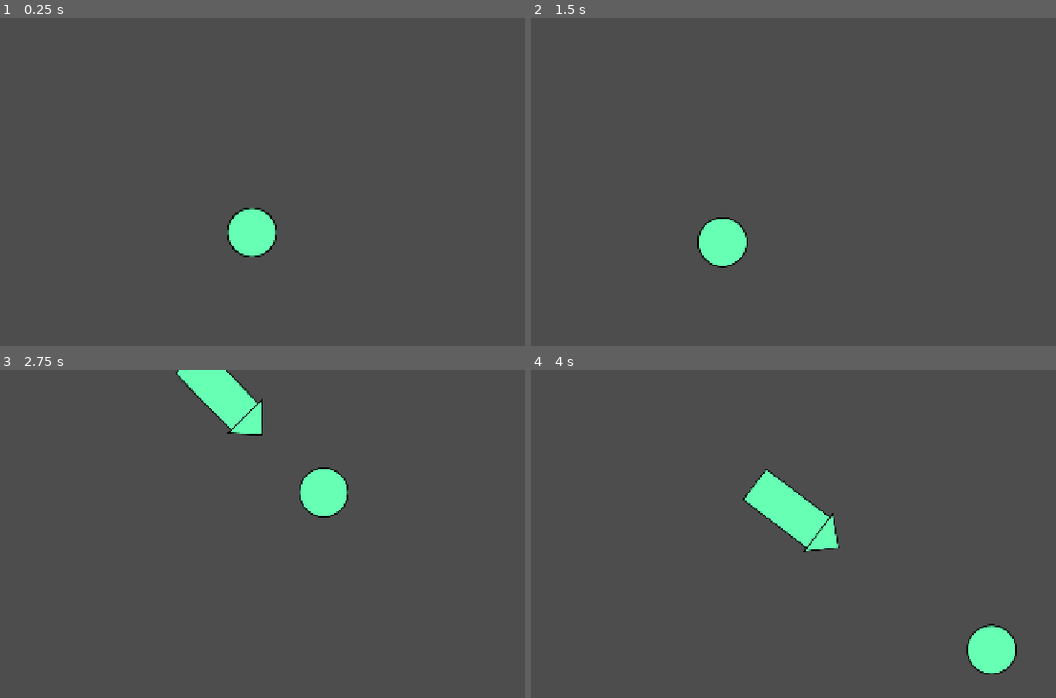
Above: before the commit, frames 1-4 (two rows, left to right).
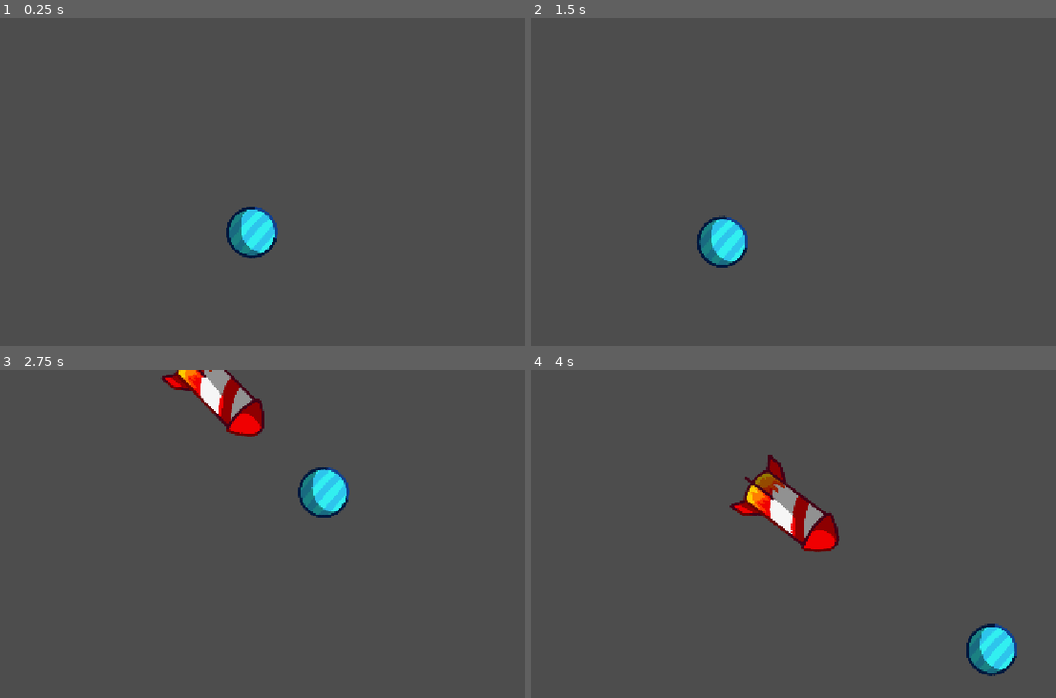
Above: after the commit, the same moments.

Repository: onebobtwobobredbobbluebob/dot-dodge-game
Game: Godot game, scene res://world/world.tscn
Same seed, same stepped clock (60 frames per second), same inputs: the game is played once before the commit and once after it.
Inputs (mouse positions are in pixels of both pictures, inside the frame that each line leads up to):
- Up to frame 1 (0.25 s): no input
- Up to frame 2 (1.5 s): tap Enter at 0.5 s; move the mouse to (951, 211) at 0.52 s; hold Right 0.53-1.28 s; tap Alt at 0.6 s; click (951, 211) at 0.67 s; move the mouse to (630, 254) at 1.27 s; hold Down from 1.28 s (still down); tap Shift at 1.35 s
- Up to frame 3 (2.75 s): move the mouse to (330, 491) at 2.02 s; release Down at 2.03 s; hold Right from 2.03 s (still down); tap Alt at 2.1 s
- Up to frame 4 (4 s): move the mouse to (746, 671) at 2.77 s; release Right at 2.78 s; hold Up 2.78-3.53 s; tap Shift at 2.85 s; click (746, 671) at 2.92 s; move the mouse to (1014, 648) at 3.52 s; hold Left from 3.53 s (still down); tap Alt at 3.6 s

The runs differ from the first frame. In frame 1, 1.2% of the frame differs, in the area x 43-53%, y 57-74%; in frame 2, 1.2%; in frame 3, 3.3%; in frame 4, 3.9%, in the area x 37-93%, y 25-94%.

Commit message:
assets!!

Diff:
--- a/enemies/rocket.tscn
+++ b/enemies/rocket.tscn
@@ -1,7 +1,7 @@
 [gd_scene format=3 uid="uid://bjiycc2ry3noy"]
 
 [ext_resource type="Script" uid="uid://fxq05kkohn0k" path="res://enemies/rocket.gd" id="1_1vlv1"]
-[ext_resource type="Texture2D" uid="uid://bech0kr5hwn01" path="res://assets/costume3.svg" id="1_41qqi"]
+[ext_resource type="Texture2D" uid="uid://cur2dmuk78ssy" path="res://assets/rocket.png" id="2_1vlv1"]
 
 [sub_resource type="CapsuleShape2D" id="CapsuleShape2D_20you"]
 radius = 20.0
@@ -10,11 +10,10 @@
 [node name="Rocket" type="Area2D" unique_id=866823053]
 script = ExtResource("1_1vlv1")
 
-[node name="Sprite2D" type="Sprite2D" parent="." unique_id=1788852838]
-position = Vector2(18.705734, -5.3739825e-07)
+[node name="Sprite2D" type="Sprite2D" parent="." unique_id=647776671]
 rotation = 1.5707964
-scale = Vector2(0.51392907, 0.54745126)
-texture = ExtResource("1_41qqi")
+scale = Vector2(0.5, 0.5)
+texture = ExtResource("2_1vlv1")
 
 [node name="CollisionShape2D" type="CollisionShape2D" parent="." unique_id=1021559217]
 position = Vector2(14, 0)
--- a/player/player.tscn
+++ b/player/player.tscn
@@ -1,20 +1,18 @@
 [gd_scene format=3 uid="uid://dxh0pfwuagmd8"]
 
-[ext_resource type="Texture2D" uid="uid://cs15gi5rpyhj6" path="res://assets/costume2.svg" id="1_oul6g"]
 [ext_resource type="Script" uid="uid://coj1643u2kjr7" path="res://player/player.gd" id="1_rkbax"]
+[ext_resource type="Texture2D" uid="uid://cjj4biydunsnd" path="res://assets/dot.png" id="2_rkbax"]
 
 [sub_resource type="CircleShape2D" id="CircleShape2D_d5n2w"]
 radius = 601.25
 
-[node name="Player" type="Node2D" unique_id=759726213]
-
-[node name="CharacterBody2D" type="CharacterBody2D" parent="." unique_id=572624906]
+[node name="Player" type="CharacterBody2D" unique_id=1011571958]
 script = ExtResource("1_rkbax")
 
-[node name="Sprite2D" type="Sprite2D" parent="CharacterBody2D" unique_id=1730530052]
-scale = Vector2(0.64615375, 0.64615375)
-texture = ExtResource("1_oul6g")
+[node name="Sprite2D" type="Sprite2D" parent="." unique_id=1571529856]
+scale = Vector2(0.5, 0.5)
+texture = ExtResource("2_rkbax")
 
-[node name="CollisionShape2D" type="CollisionShape2D" parent="CharacterBody2D" unique_id=586187029]
+[node name="CollisionShape2D" type="CollisionShape2D" parent="." unique_id=586187029]
 scale = Vector2(0.06153846, 0.06153846)
 shape = SubResource("CircleShape2D_d5n2w")
Binary file added: assets/dot.png
Not shown, added: assets/dot.png.import
Binary file added: assets/rocket.png
Not shown, added: assets/rocket.png.import
